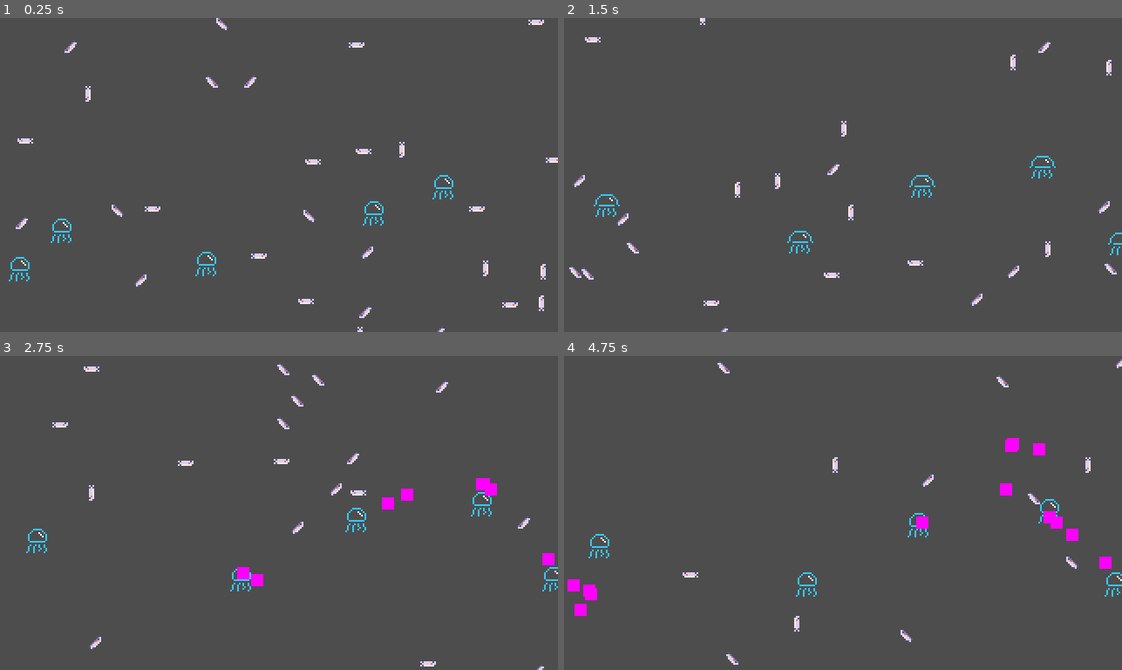
Above: before the commit, frames 1-4 (two rows, left to right).
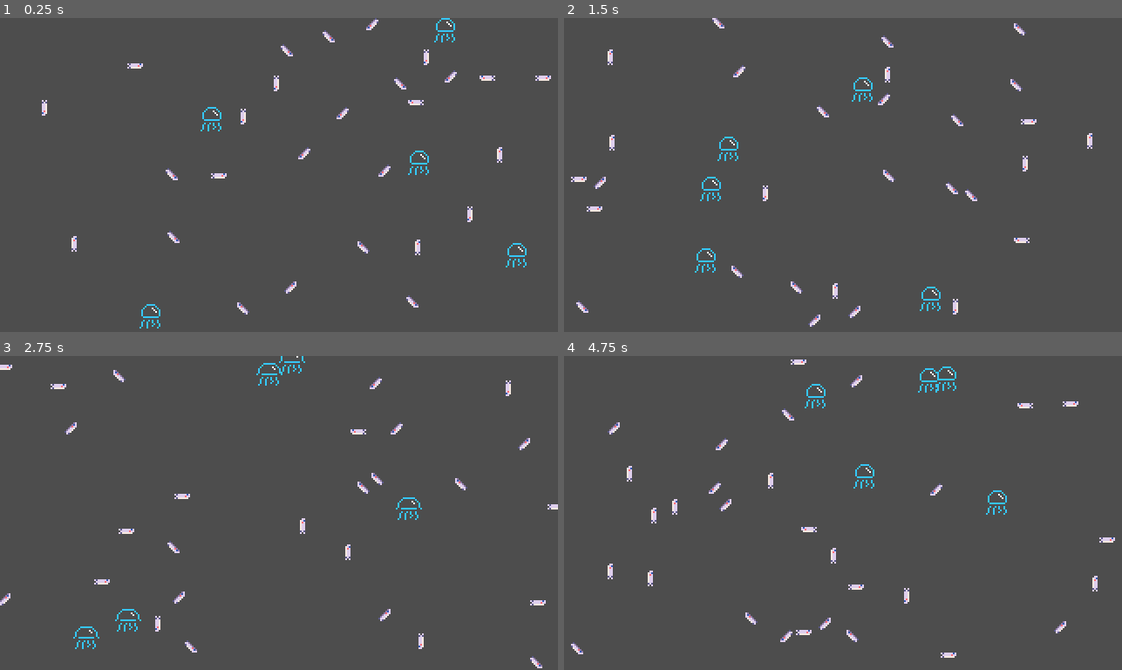
Above: after the commit, the same moments.

Repository: wickworks/jellyfishquarium
Game: Godot game, scene res://main.tscn
The game is run twice, just before and just after one commit, with the same random seed, the same clock (stepped at 60 frames per second) and the same inputs.
Inputs (mouse positions are in pixels of both pictures, inside the frame that each line leads up to):
- Up to frame 1 (0.25 s): no input
- Up to frame 2 (1.5 s): tap Enter (ui_accept) at 0.5, 1.35 s; move the mouse to (965, 159) at 0.52 s; hold Enter (ui_accept) 0.53-1.28 s; move the mouse to (731, 190) at 1.27 s
- Up to frame 3 (2.75 s): tap Enter (ui_accept) at 1.52, 1.82 s; move the mouse to (334, 443) at 2.02 s; hold Enter (ui_accept) from 2.03 s (still down)
- Up to frame 4 (4.75 s): move the mouse to (815, 575) at 2.77 s; release Enter (ui_accept) at 2.78 s; tap Enter (ui_accept) at 2.85, 3.02, 3.32, 4.35, 4.52 s; move the mouse to (1010, 560) at 3.52 s; hold Enter (ui_accept) 3.53-4.28 s; move the mouse to (675, 465) at 4.27 s

The runs differ from the first frame. In frame 1, 3.1% of the frame differs, in the area x 1-100%, y 0-100%; in frame 2, 2.9%; in frame 3, 3.1%; in frame 4, 3.4%, in the area x 0-100%, y 1-99%.

Commit message:
gameplay tweaking

Diff:
--- a/entity/fish.gd
+++ b/entity/fish.gd
@@ -12,18 +12,25 @@
 
 const ALIGNMENT_FORCE:float = .01
 const COHESION_FORCE:float = .0001
-const SEPARATION_FORCE:float = 1.2
+const SEPARATION_FORCE:float = 2#1.2
 
-const MOUSE_PERCEPTION_RADIUS:float = 80
+const MOUSE_PERCEPTION_RADIUS:float = 100
 const MOUSE_FORCE:float = .002
 
 var direction:float = randf_range(0, TAU)
 @onready var velocity:Vector2 = Util.vector_from_angle(SPEED_MAX, direction)
 
+#const MAX_LIFESPAN:float = 20
+
+#var lifespan_tween:Tween
 var eat_tweens:Array[Tween] = []
 
 func _exit_tree() -> void:
 	for tween:Tween in eat_tweens: tween.kill()
+
+#func _ready() -> void:
+	#lifespan_tween = create_tween()
+	#lifespan_tween.tween_callback(peacefully_die_of_old_age).set_delay(MAX_LIFESPAN * randf_range(.8,1.0))
 
 func _process(delta: float) -> void:
 	Util.wrap_screen(self)
@@ -90,3 +97,6 @@
 	fish.position = position + Vector2(.01,.01)
 	fish.velocity = velocity
 	Main.scene.add_child(fish)
+
+func peacefully_die_of_old_age() -> void:
+	queue_free()
--- a/entity/jellyfish.gd
+++ b/entity/jellyfish.gd
@@ -3,7 +3,7 @@
 
 const EAT_DIST:float = 10
 const EAT_TO_LAY_TIME:float = 1.5
-const LAY_MAX:int = 3
+const LAY_MAX:int = 6
 const LARVAE_SCENE:PackedScene = preload("res://entity/larvae.tscn")
 
 var velocity: Vector2 = Vector2(randf_range(-1.0, 1.0), 0.0)
--- a/entity/jellyfish.tscn
+++ b/entity/jellyfish.tscn
@@ -39,7 +39,7 @@
 "speed": 5.0
 }]
 
-[node name="Jellyfish" type="Node2D"]
+[node name="Jellyfish" type="Node2D" groups=["jellyfish"]]
 script = ExtResource("1_qx2it")
 
 [node name="Sprite" type="AnimatedSprite2D" parent="."]
--- a/entity/larvae.gd
+++ b/entity/larvae.gd
@@ -7,7 +7,7 @@
 var angle:float
 var speed:float
 
-const SPEED_MAX:float = .5
+const SPEED_MAX:float = .8
 const WAVER_TIME:float = 1.5
 const MATURATION_TIME:float = 15
 
@@ -20,7 +20,7 @@
 
 func _ready() -> void:
 	angle = randf_range(0, TAU)
-	speed = randf_range(SPEED_MAX * .5, SPEED_MAX)
+	speed = randf_range(SPEED_MAX * .2, SPEED_MAX)
 
 	waver_tween = create_tween()
 	waver_tween.set_trans(Tween.TRANS_SINE).set_ease(Tween.EASE_IN_OUT).set_loops()
@@ -32,6 +32,8 @@
 	lifespan_tween.tween_callback(grow_up_and_move_out).set_delay(MATURATION_TIME * randf_range(.5,1.0))
 
 func _process(delta: float) -> void:
+	Util.wrap_screen(self)
+
 	position += Util.vector_from_angle(speed, angle)
 
 func grow_up_and_move_out() -> void:
--- a/main.gd
+++ b/main.gd
@@ -12,7 +12,9 @@
 
 func _ready() -> void:
 	Main.scene = self
+	create_starting_animals()
 
+func create_starting_animals() -> void:
 	var screen_size := get_viewport().get_visible_rect().size
 	for i in STARTING_FISH:
 		var fish:Fish = FISH_SCENE.instantiate()
@@ -29,8 +31,9 @@
 
 func _input(event: InputEvent) -> void:
 	if event.is_action_pressed("ui_accept"):
-		var screen_size := get_viewport().get_visible_rect().size
-		var all_fish:Array = get_tree().get_nodes_in_group("fish")
-		for fish:Fish in all_fish:
-			fish.position = Vector2(randi_range(0, screen_size.x), randi_range(0, screen_size.y))
-			fish.velocity = Util.vector_from_angle(Fish.SPEED_MAX, randf_range(0, TAU))
+
+		for fish:Fish in get_tree().get_nodes_in_group("fish"): fish.queue_free()
+		for jellyfish:Jellyfish in get_tree().get_nodes_in_group("jellyfish"): jellyfish.queue_free()
+		for larvae:Larvae in get_tree().get_nodes_in_group("larvae"): larvae.queue_free()
+
+		create_starting_animals()
